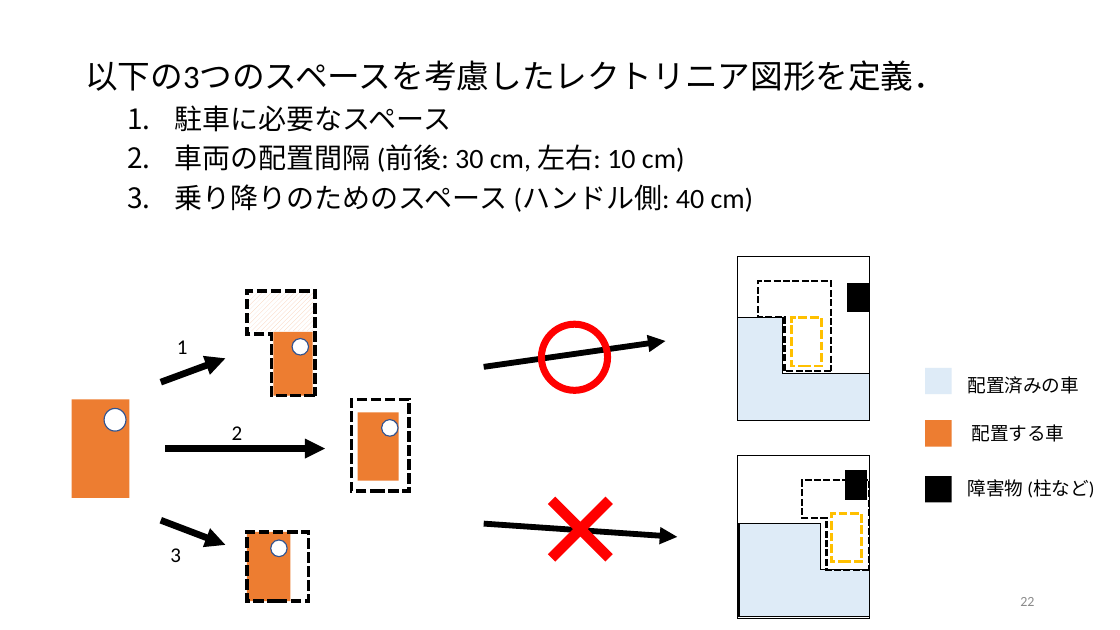
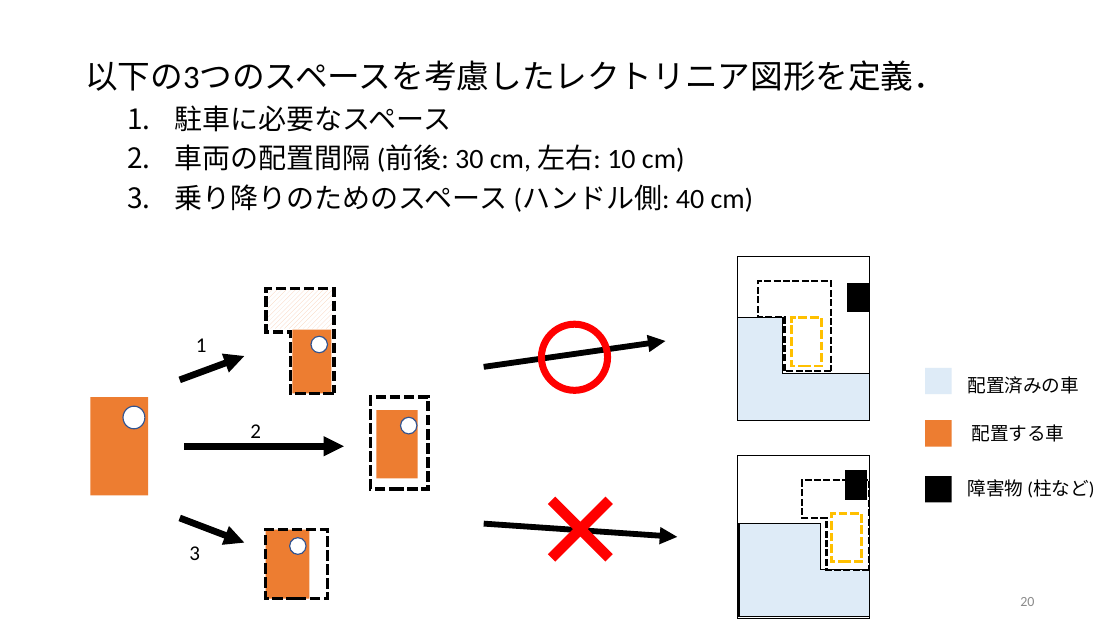
Before and after one commit to r-kurosu/kline, a slide deck: slide 20 of 卒論発表用スライド.pptx (slide 22 before the commit). Drawn at 1120x630 pixels with LibreOffice and Linux fonts; fonts in the diff are those of the drawing. Boxes give left, top, right and bottom in pixels: in the first picture for what was removed or moved away, otherwise in the second. Text is boxed around its words. In the diff, an @@ line names an element or a change of style, - is before the commit and + after.

```diff
--- a/卒論発表用スライド.pptx
+++ b/卒論発表用スライド.pptx
@@ 5 rectangles, 2 texts, 2 arrows, 1 ellipse: place and size @@
-5 rectangles, 2 texts, 2 arrows, 1 ellipse at [160, 292, 399, 601]
+5 rectangles, 2 texts, 2 arrows, 1 ellipse at [180, 289, 418, 598]
@@ 3 ellipses, 2 rectangles, 1 text, 1 corner, 1 arrow: place and size @@
-3 ellipses, 2 rectangles, 1 text, 1 corner, 1 arrow at [71, 291, 409, 557]
+3 ellipses, 2 rectangles, 1 text, 1 corner, 1 arrow at [91, 289, 429, 555]
@@ page number at [1020, 597, 1034, 606]: text changed @@
-22
+20
```
Also in this commit, not shown: 4 other slides changed, 2 slides removed.
